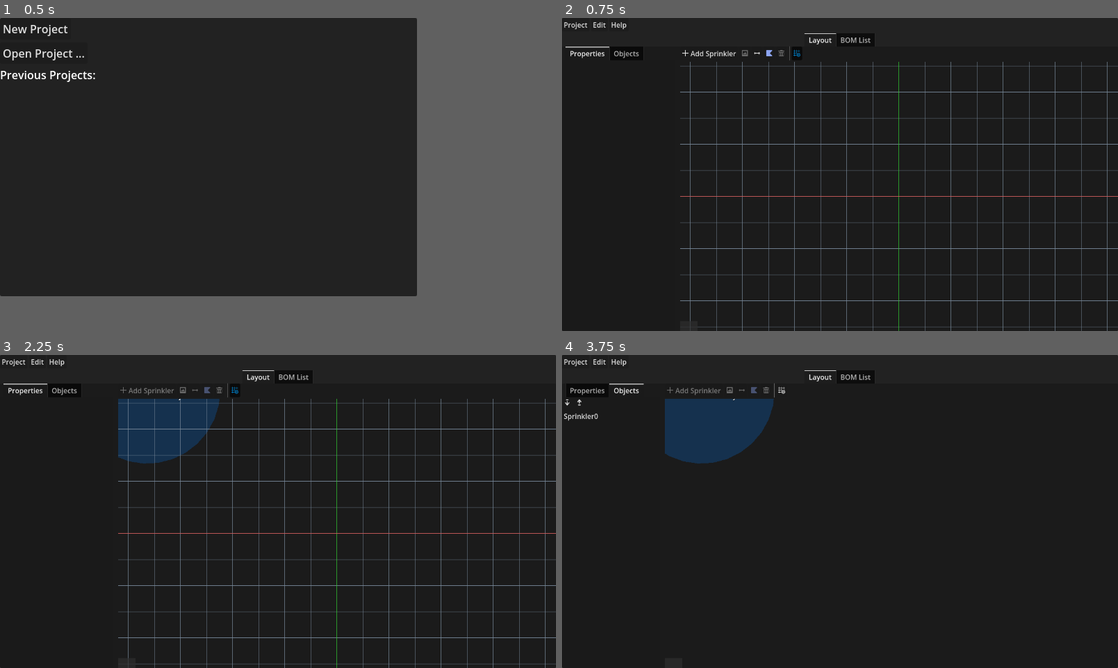
Above: before the commit, frames 1-4 (two rows, left to right).
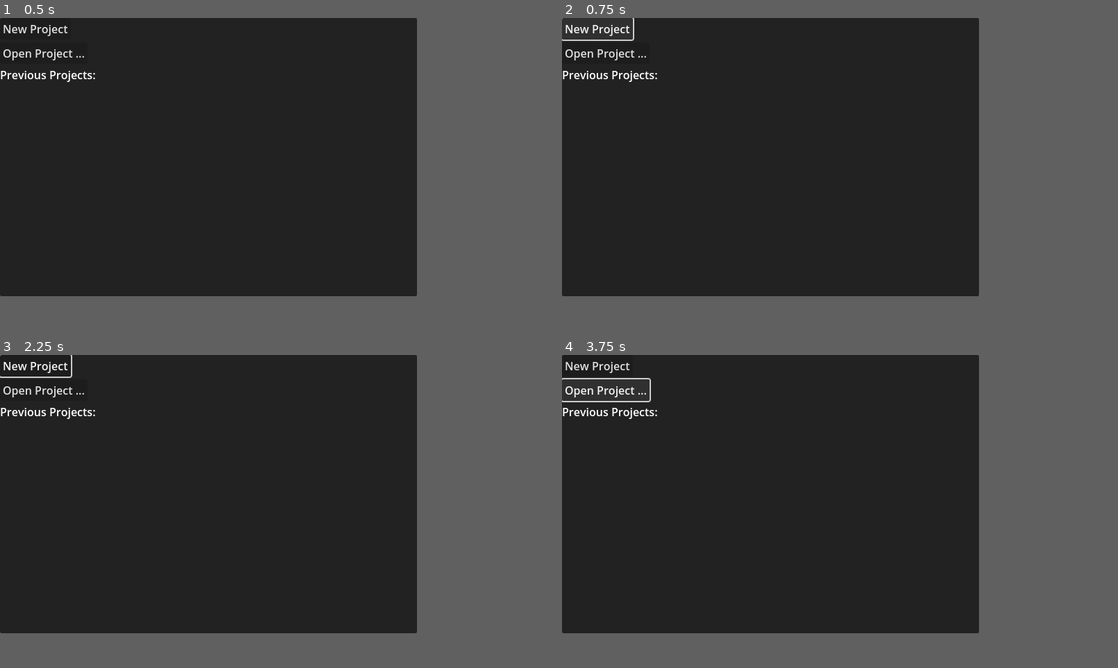
Above: after the commit, the same moments.

Repository: hankedan000/yardscaper
Game: Godot game, scene res://Main.tscn
Two runs of this game, one before a commit and one after it. Both use one fixed random seed, a clock stepped at 60 frames per second and the inputs below.
Inputs (mouse positions are in pixels of both pictures, inside the frame that each line leads up to):
- Up to frame 1 (0.5 s): no input
- Up to frame 2 (0.75 s): click "New Project" at 0.5 s
- Up to frame 3 (2.25 s): click (33, 364) at 1.25 s, where only the run after the commit has a clickable "New Project"; click (111, 386) at 2 s, where only the run before the commit has a clickable "Add Sprinkler"
- Up to frame 4 (3.75 s): click (739, 386) at 2.77 s; click (606, 389) at 3.5 s, where only the run after the commit has a clickable "Open Project ..."
In our replay, in frame 2 the window is 800x450 before the commit and 600x400 after it. These sizes can differ from the game's own. Grey fills any space a smaller window leaves; there, only what the larger window draws over its background counts as a difference.

Frame 1 is identical in both runs. In frame 2, 4.7% of the frame differs, in the area x 0-100%, y 0-100%; in frame 3, 7.6%; in frame 4, 4.7%.

Commit message:
Prevent a new project from being opened without first being saved
fixes issue where users are frustrated by the the "add image" button isn't enabled until after the project has been saved (to standup the project's img/ dir)

Diff:
--- a/SprinklerDesigner/scenes/ui/BootMenu/BootMenu.gd
+++ b/SprinklerDesigner/scenes/ui/BootMenu/BootMenu.gd
@@ -3,6 +3,7 @@
 
 @onready var previous_projects := $VBoxContainer/ScrollContainer/PreviousProjects
 @onready var open_project_dialog := $OpenProjectDialog
+@onready var new_project_dialog := $NewProjectDialog
 
 func _ready():
 	while previous_projects.get_child_count() > 0:
@@ -16,7 +17,7 @@
 		previous_projects.add_child(button)
 
 func _on_new_project_button_pressed():
-	Globals.main.open_project_editor("")
+	new_project_dialog.popup_centered()
 
 func _on_open_project_button_pressed():
 	open_project_dialog.popup_centered()
@@ -26,3 +27,8 @@
 
 func _on_open_project_dialog_dir_selected(dir: String) -> void:
 	Globals.main.open_project_editor(dir)
+
+func _on_new_project_dialog_dir_selected(dir: String) -> void:
+	var new_project := Project.new()
+	if new_project.save_as(dir):
+		Globals.main.open_project_editor(dir)
--- a/SprinklerDesigner/scenes/ui/BootMenu/BootMenu.tscn
+++ b/SprinklerDesigner/scenes/ui/BootMenu/BootMenu.tscn
@@ -11,9 +11,16 @@
 script = ExtResource("1_a8g1b")
 
 [node name="OpenProjectDialog" type="FileDialog" parent="."]
-title = "Open a Project"
+title = "Open a Directory"
 ok_button_text = "Select Current Folder"
 dialog_hide_on_ok = true
+file_mode = 2
+access = 2
+use_native_dialog = true
+
+[node name="NewProjectDialog" type="FileDialog" parent="."]
+title = "Select empty directory to create new project ..."
+ok_button_text = "Select Current Folder"
 file_mode = 2
 access = 2
 use_native_dialog = true
@@ -112,5 +119,6 @@
 alignment = 0
 
 [connection signal="dir_selected" from="OpenProjectDialog" to="." method="_on_open_project_dialog_dir_selected"]
+[connection signal="dir_selected" from="NewProjectDialog" to="." method="_on_new_project_dialog_dir_selected"]
 [connection signal="pressed" from="VBoxContainer/NewProjectButton" to="." method="_on_new_project_button_pressed"]
 [connection signal="pressed" from="VBoxContainer/OpenProjectButton" to="." method="_on_open_project_button_pressed"]
--- a/SprinklerDesigner/scenes/ui/LayoutPanel/LayoutPanel.gd
+++ b/SprinklerDesigner/scenes/ui/LayoutPanel/LayoutPanel.gd
@@ -81,8 +81,6 @@
 func _ready():
 	TheProject.node_changed.connect(_on_TheProject_node_changed)
 	TheProject.opened.connect(_on_TheProject_opened)
-	TheProject.saved.connect(_on_TheProject_saved)
-	TheProject.closed.connect(_on_TheProject_closed)
 	sprink_prop_list.visible = false
 	img_prop_list.visible = false
 	poly_prop_list.visible = false
@@ -330,16 +328,9 @@
 
 func _on_TheProject_opened():
 	undo_redo_ctrl.reset()
-	add_img_button.disabled = false
 	show_grid_button.button_pressed = TheProject.layout_pref.show_grid
 	world_container.camera2d.position = TheProject.layout_pref.camera_pos
 	world_container.camera2d.zoom = Vector2(1.0, 1.0) * TheProject.layout_pref.zoom
-
-func _on_TheProject_saved():
-	add_img_button.disabled = false
-
-func _on_TheProject_closed():
-	add_img_button.disabled = true
 
 func _on_img_dialog_file_selected(path):
 	TheProject.add_image(path)
--- a/SprinklerDesigner/scenes/ui/LayoutPanel/LayoutPanel.tscn
+++ b/SprinklerDesigner/scenes/ui/LayoutPanel/LayoutPanel.tscn
@@ -46,12 +46,14 @@
 
 [node name="LeftPane" type="TabContainer" parent="HSplitContainer"]
 layout_mode = 2
+current_tab = 0
 tab_focus_mode = 0
 
 [node name="Properties" type="ScrollContainer" parent="HSplitContainer/LeftPane"]
 custom_minimum_size = Vector2(260, 0)
 layout_mode = 2
 size_flags_vertical = 3
+metadata/_tab_index = 0
 
 [node name="SprinklerPropertiesList" parent="HSplitContainer/LeftPane/Properties" instance=ExtResource("3_itpjk")]
 layout_mode = 2
@@ -67,6 +69,7 @@
 [node name="Objects" parent="HSplitContainer/LeftPane" instance=ExtResource("5_p3ckg")]
 visible = false
 layout_mode = 2
+metadata/_tab_index = 1
 
 [node name="Layout" type="VBoxContainer" parent="HSplitContainer"]
 layout_mode = 2
@@ -83,10 +86,8 @@
 
 [node name="AddImage" type="Button" parent="HSplitContainer/Layout/LayoutToolbar"]
 layout_mode = 2
-tooltip_text = "Add image
-Note: Project needs to be saved first."
+tooltip_text = "Add image"
 focus_mode = 0
-disabled = true
 icon = ExtResource("10_7tkh4")
 
 [node name="AddDistMeasure" type="Button" parent="HSplitContainer/Layout/LayoutToolbar"]
--- a/SprinklerDesigner/scenes/world_objects/WorldObject/WorldObject.tscn
+++ b/SprinklerDesigner/scenes/world_objects/WorldObject/WorldObject.tscn
@@ -6,6 +6,7 @@
 script = ExtResource("1_480ks")
 
 [node name="InfoLabel" type="Label" parent="."]
+visible = false
 offset_right = 40.0
 offset_bottom = 23.0
 theme_override_colors/font_outline_color = Color(0, 0, 0, 1)
--- a/SprinklerDesigner/scripts/Project.gd
+++ b/SprinklerDesigner/scripts/Project.gd
@@ -1,4 +1,5 @@
 extends Node
+class_name Project
 
 signal opened()
 signal saved()
@@ -74,7 +75,7 @@
 	var layout_pref_filepath = project_path.path_join('layout_pref.json')
 	Utils.to_json_file(layout_pref.serialize(), layout_pref_filepath)
 
-func save_as(dir: String):
+func save_as(dir: String) -> bool:
 	var json_filepath = dir.path_join("project.json")
 	if Utils.to_json_file(serialize(), json_filepath):
 		Globals.add_recent_project(dir)
